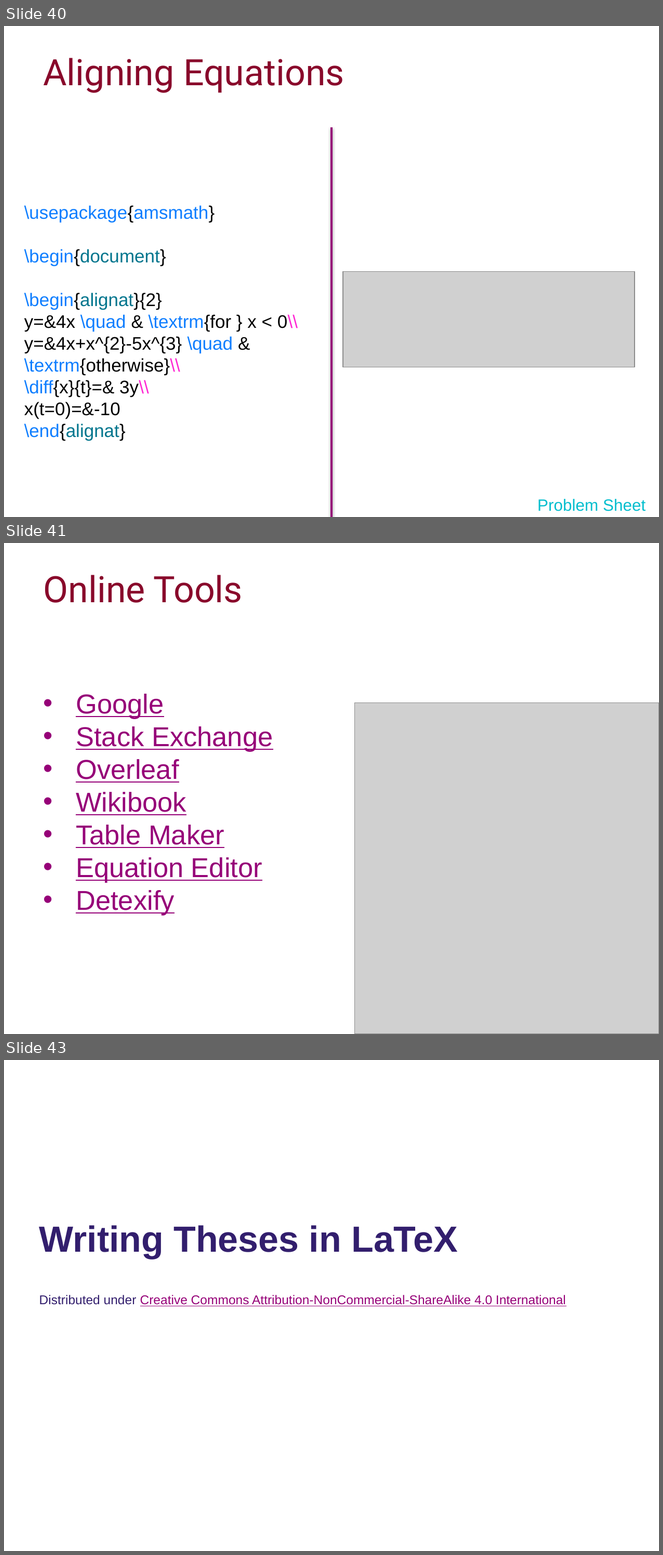
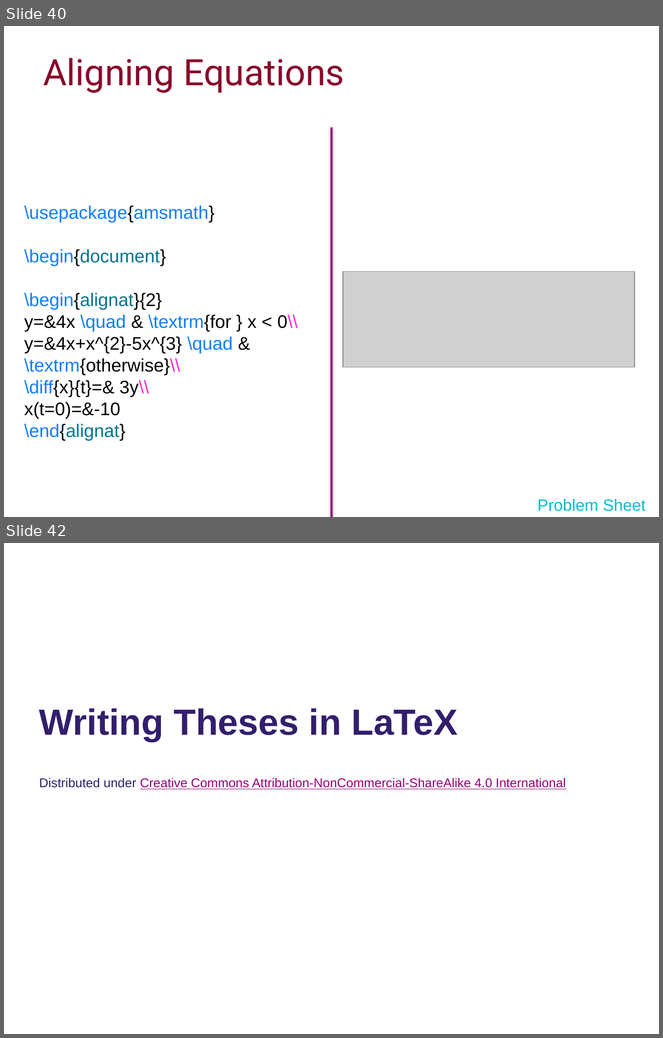
Before and after one commit to ImperialCollegeLondon/RCDS-writing-theses-in-latex, a slide deck: Writing Theses in Latex Slides.pptx. Shown one above the other, each under a label of ours: slides 40, 41 and 43 before the commit, slides 40 and 42 after it; the slides between them are not shown. The pictures are 663x1555 and 663x1038 pixels, drawn with LibreOffice and Linux fonts; fonts in the diff are those of the drawing; grey boxes stand for pictures; background and template pictures are left out. Boxes give left, top, right and bottom in pixels: in the first picture for what was removed or moved away, otherwise in the second. Text is boxed around its words. In the diff, an @@ line names an element or a change of style, - is before the commit and + after.

```diff
--- a/Writing Theses in Latex Slides.pptx
+++ b/Writing Theses in Latex Slides.pptx
@@ slide 41 removed at (x1=4, y1=543, x2=659, y2=1034), background #FFFFFF @@
@@ title removed at (x1=43, y1=575, x2=243, y2=603) @@
-Online Tools
@@ text removed at (x1=76, y1=694, x2=273, y2=916) @@
-• Google
-• Stack Exchange
-• Overleaf
-• Wikibook
-• Table Maker
-• Equation Editor
-• Detexify
@@ picture removed at (x1=354, y1=703, x2=659, y2=1034) @@
@@ what was slide 43 is now slide 42 @@
```
Also in this commit, not shown: 1 slide changed.
